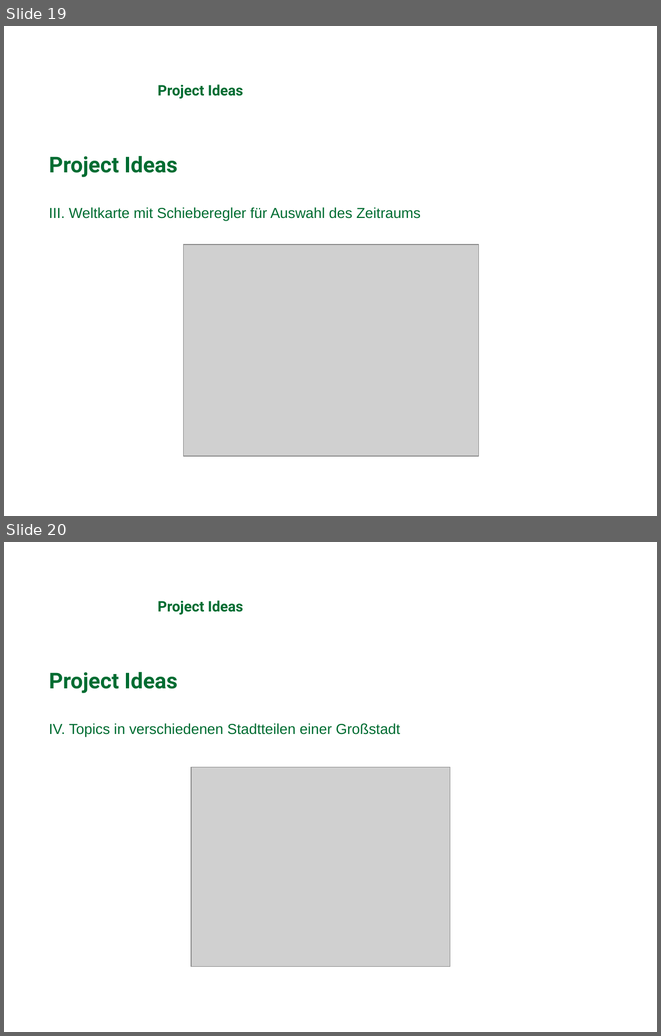
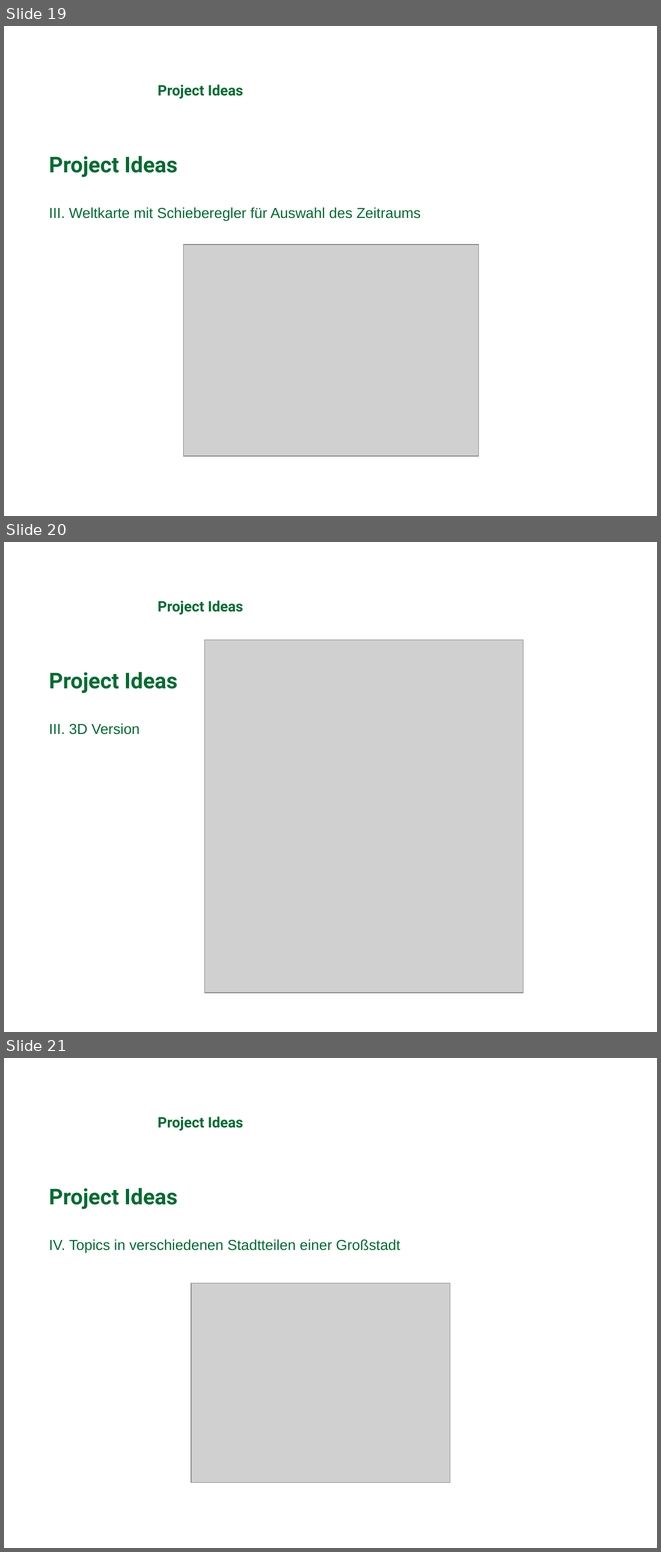
Before and after one commit to michaelprummer/datascience, a slide deck: GeoScope/DataScience1.ppt. Shown one above the other, each under a label of ours: slides 19 and 20 before the commit, slides 19, 20 and 21 after it. The pictures are 661x1036 and 661x1552 pixels, drawn with LibreOffice and Linux fonts; fonts in the diff are those of the drawing; grey boxes stand for pictures; background and template pictures are left out. Boxes give left, top, right and bottom in pixels: in the first picture for what was removed or moved away, otherwise in the second. Text is boxed around its words. In the diff, an @@ line names an element or a change of style, - is before the commit and + after.

Commit message:
project ideas

```diff
--- a/GeoScope/DataScience1.ppt
+++ b/GeoScope/DataScience1.ppt
@@ slide 20 added at bbox=[4, 542, 657, 1032], background picture (left out) @@
@@ text added at bbox=[158, 600, 244, 615], 16 pt, text #006C31, bold @@
+Project Ideas
@@ picture added at bbox=[204, 640, 523, 992] @@
@@ text added at bbox=[49, 672, 177, 693], 24 pt, text #006C31, bold @@
+Project Ideas
@@ text added at bbox=[49, 723, 140, 734], 16 pt, text #006C31 @@
+III. 3D Version
@@ what was slide 20 is now slide 21 @@
```
Also in this commit, not shown: 2 slides changed.
